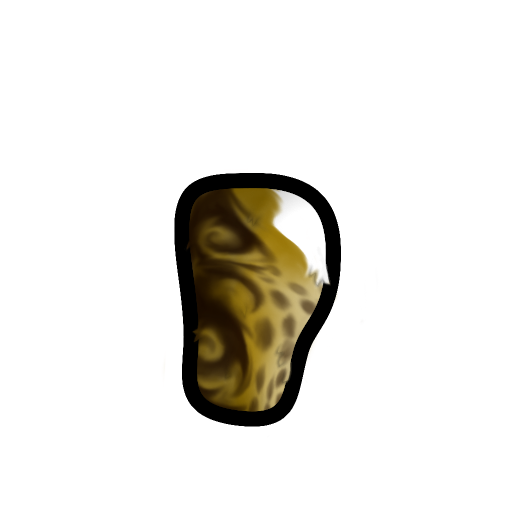
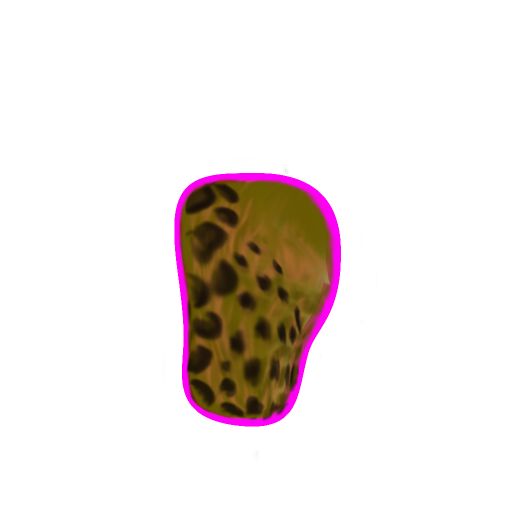
Layers edited between the first and the second 512x512 image:
showed "Leopard", blend multiply → normal, moved it above "MottledAccent", painted on it over [181, 177, 341, 426]
showed "MottledAccent", moved it above "MottledFill", painted on it over [178, 177, 331, 419]
showed "MottledFill", blend multiply → normal, painted on it over [174, 166, 341, 422]
showed "PatchesLower", blend multiply → normal, painted on it over [174, 168, 341, 461]
showed "PatchesUpper", blend multiply → normal, painted on it over [176, 166, 313, 391]
showed "StripesSpots", blend multiply → normal, moved it above "StripesSpotsBold", painted on it over [176, 173, 323, 426]
showed "StripesSpotsBold", blend multiply → normal, moved it above "SwirlsSpots", painted on it over [181, 173, 326, 425]
"SwirlsSpots": blend multiply → normal, painted on it over [176, 172, 341, 427]
"Tux": blend multiply → normal, moved it above "base coat", painted on it over [174, 168, 340, 422]
"Tufts_Male_east": blend normal → multiply over [174, 173, 341, 427]